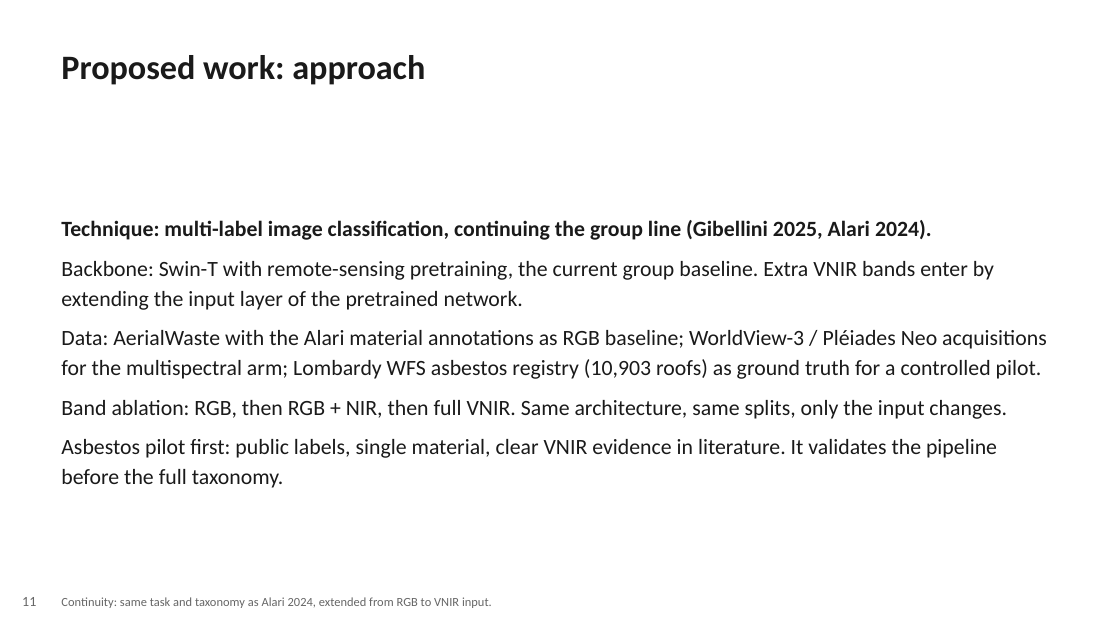
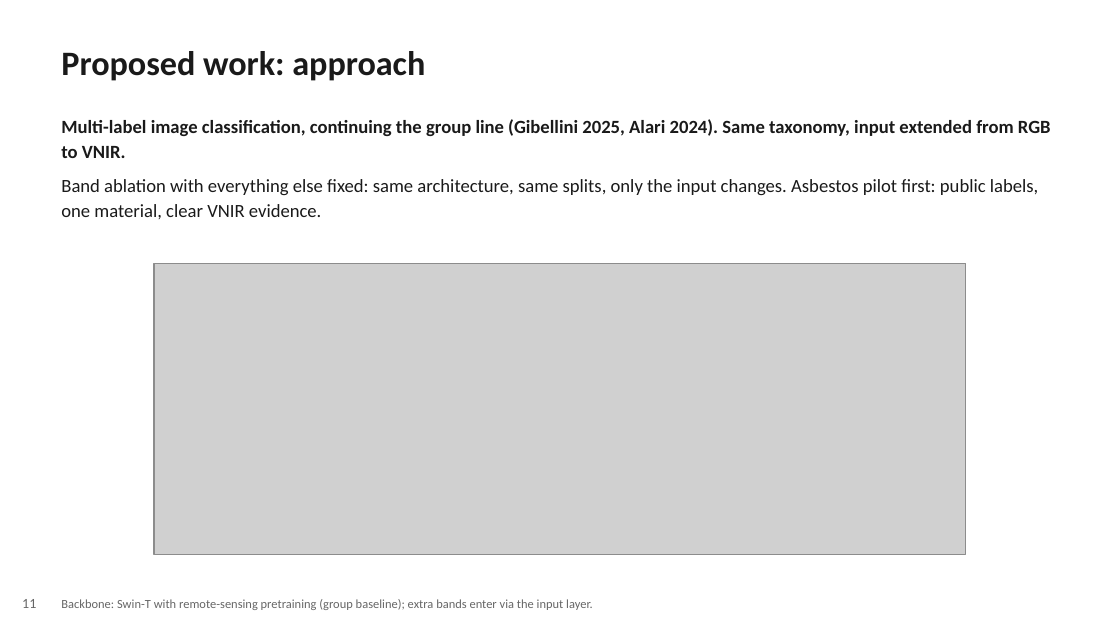
Before and after one commit to alepot55/perivallon-thesis, a slide deck: slide 11 of assets/deck_v7/deck_v7.pptx. Drawn at 1120x630 pixels with LibreOffice and Linux fonts; fonts in the diff are those of the drawing; grey boxes stand for pictures. Boxes give left, top, right and bottom in pixels: in the first picture for what was removed or moved away, otherwise in the second. Text is boxed around its words. In the diff, an @@ line names an element or a change of style, - is before the commit and + after.

Commit message:
deck v7: visual pass — real paper figures + quality diagrams
Per feedback (slides too textual, diagrams below par): 10 of 13 slides now
carry a visual. Real figures extracted from the papers with credit lines:
AerialWaste positive examples (Torres 2023, CC BY) on Context; the Alari
2024 class-sample strip on Materials; a WorldView-3 building-level asbestos
classification example (Bonifazi 2026, CC BY) on material-level related
work. Alari thesis PDF fetched from politesi into the library. New quality
diagrams: task input->model->multi-label output (with a real Alari tile),
literature-search funnel with counts, per-sensor band chart (honest
NIR1/NIR2 overlap), proposal pipeline, evaluation grid schema. All
diagrams QA'd for overflow/clipping and rebuilt where needed.

```diff
--- a/assets/deck_v7/deck_v7.pptx
+++ b/assets/deck_v7/deck_v7.pptx
@@ text "Proposed work: approach" at (61, 51, 425, 81): line spacing 1.15 to 1.12 @@
@@ text "Multi-label image classification, continuing the ..." at (61, 119, 1051, 219): vertical alignment middle to top @@
@@ text at (61, 119, 1051, 219): text changed; size 14 to 12 pt @@
-Technique: multi-label image classification, continuing the group line (Gibellini 2025, Alari 2024).
-Backbone: Swin-T with remote-sensing pretraining, the current group baseline. Extra VNIR bands enter by extending the input layer of the pretrained network.
-Data: AerialWaste with the Alari material annotations as RGB baseline; WorldView-3 / Pléiades Neo acquisitions for the multispectral arm; Lombardy WFS asbestos registry (10,903 roofs) as ground truth for a controlled pilot.
-Band ablation: RGB, then RGB + NIR, then full VNIR. Same architecture, same splits, only the input changes.
-Asbestos pilot first: public labels, single material, clear VNIR evidence in literature. It validates the pipeline before the full taxonomy.
+Multi-label image classification, continuing the group line (Gibellini 2025, Alari 2024). Same taxonomy, input extended from RGB to VNIR.
+Band ablation with everything else fixed: same architecture, same splits, only the input changes. Asbestos pilot first: public labels, one material, clear VNIR evidence.
@@ picture added at (155, 263, 967, 554) @@
@@ text removed at (61, 597, 492, 608) @@
-Continuity: same task and taxonomy as Alari 2024, extended from RGB to VNIR input.
@@ text added at (61, 599, 593, 610), 8 pt, text #666666 @@
+Backbone: Swin-T with remote-sensing pretraining (group baseline); extra bands enter via the input layer.
```
Also in this commit, not shown: 12 other slides changed, 14 other files.
